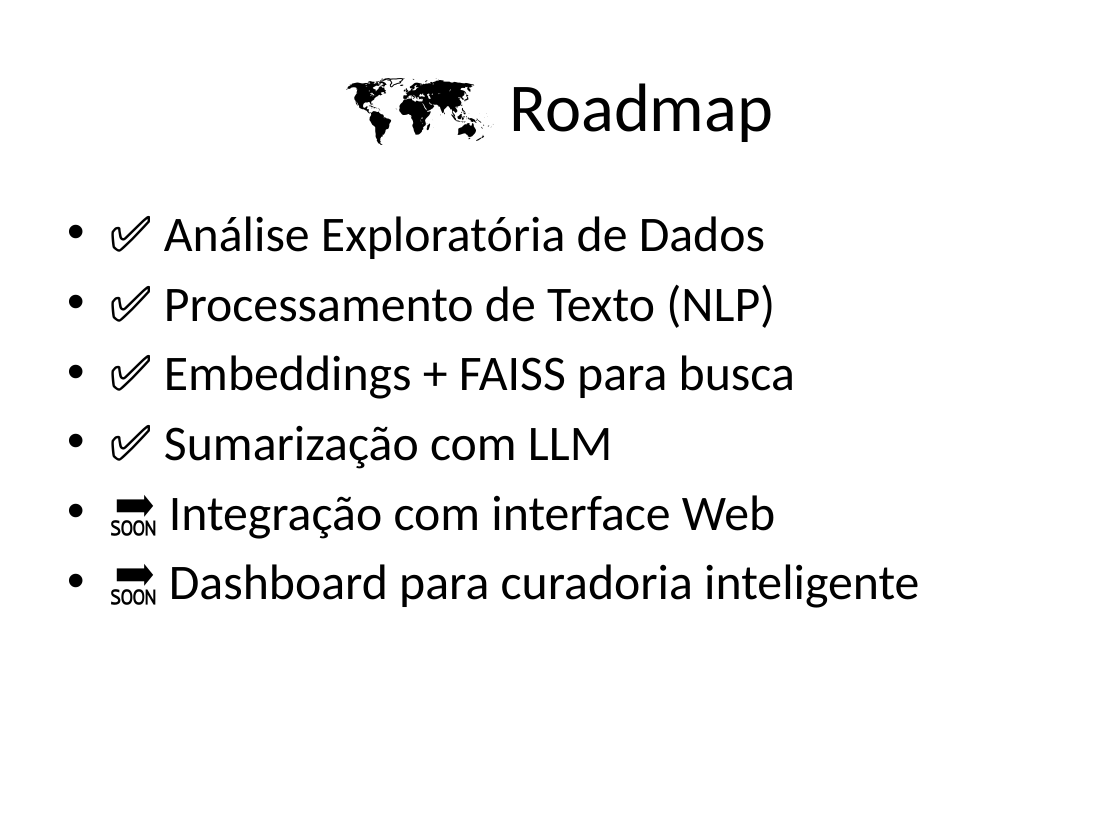
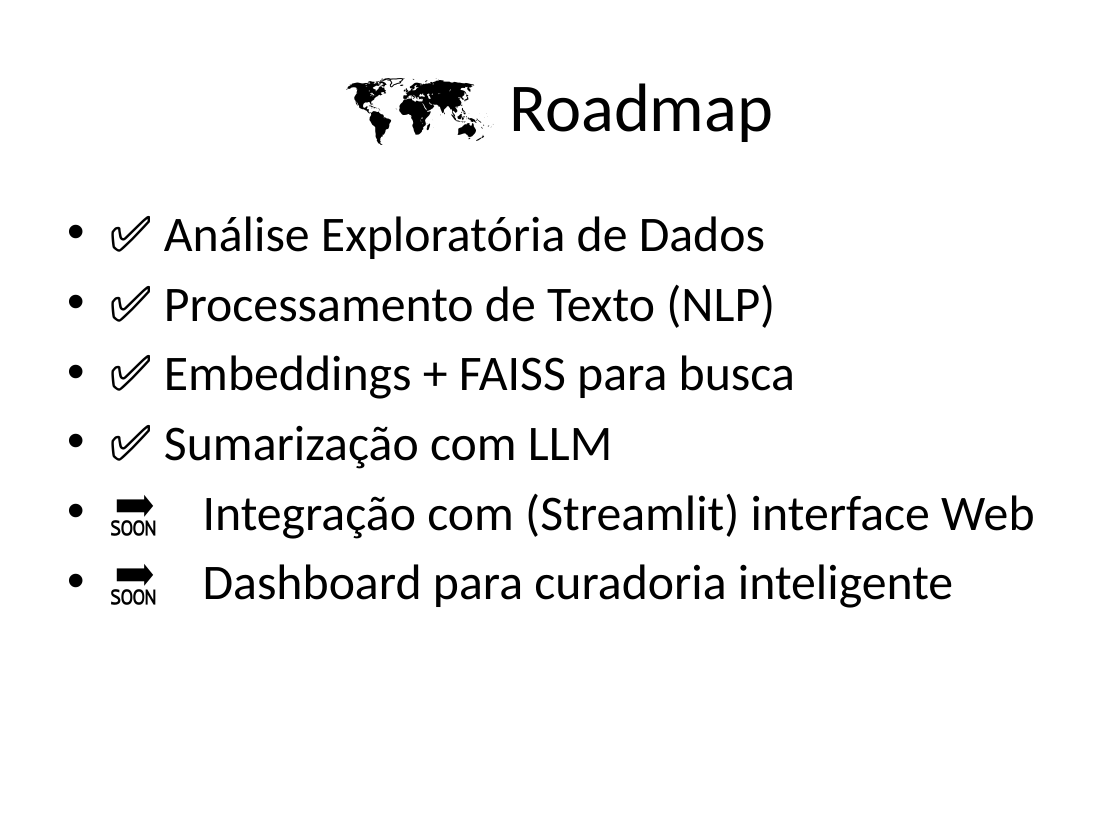
Before and after one commit to agnaldoars/A3Data_Desafio_Livros, a slide deck: slide 2 of Apresentacao_A3Data_Livros.pptx. Drawn at 1120x840 pixels with LibreOffice and Linux fonts; fonts in the diff are those of the drawing. Boxes give left, top, right and bottom in pixels: in the first picture for what was removed or moved away, otherwise in the second. Text is boxed around its words. In the diff, an @@ line names an element or a change of style, - is before the commit and + after.

```diff
--- a/Apresentacao_A3Data_Livros.pptx
+++ b/Apresentacao_A3Data_Livros.pptx
@@ text at box(203, 494, 1034, 539): text changed @@
-• 🔜 Integração com interface Web
+• 🔜 Integração com (Streamlit) interface Web
```
Also in this commit, not shown: 19 other slides changed, 11 slides added, 3 slides removed, 2 other files.
